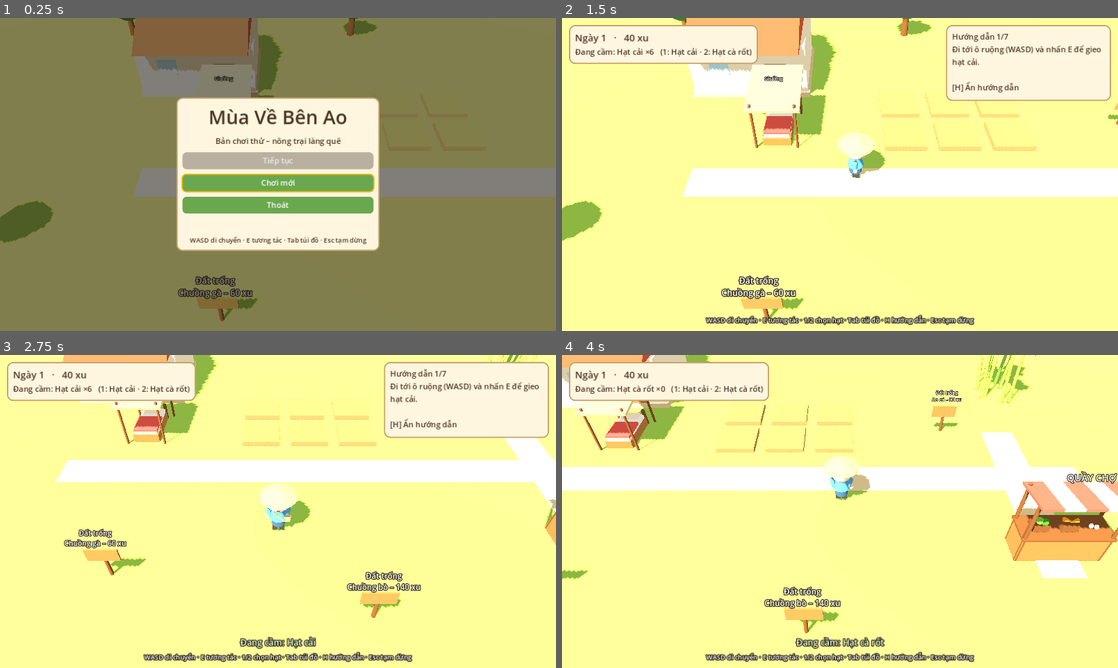
Above: before the commit, frames 1-4 (two rows, left to right).
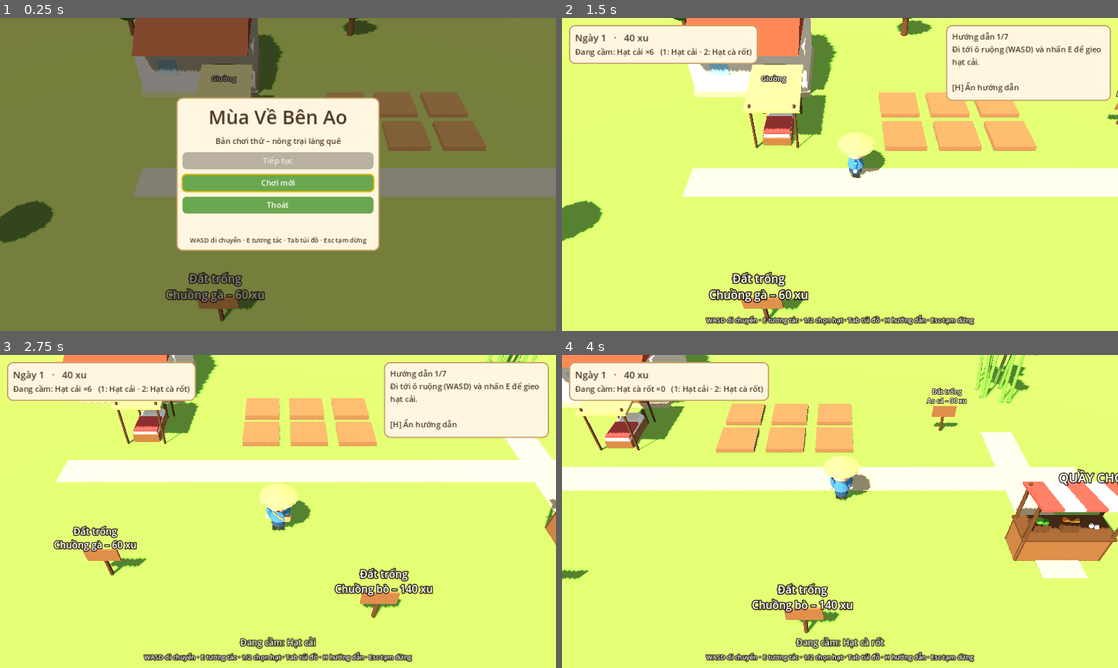
Above: after the commit, the same moments.

Repository: TrungHieu580/nong-trai-vui-ve
Game: Godot game, scene res://scenes/main.tscn
The game is run twice, just before and just after one commit, with the same random seed, the same clock (stepped at 60 frames per second) and the same inputs.
Inputs (mouse positions are in pixels of both pictures, inside the frame that each line leads up to):
- Up to frame 1 (0.25 s): no input
- Up to frame 2 (1.5 s): click "Chơi mới" at 0.5 s; tap Enter at 1.25 s; move the mouse to (962, 158) at 1.27 s; hold D (move_right) from 1.28 s (still down); hold E (interact) from 1.28 s (still down)
- Up to frame 3 (2.75 s): move the mouse to (166, 527) at 2.02 s; release D (move_right) at 2.03 s; release E (interact) at 2.03 s; hold S (move_back) from 2.03 s (still down); tap 1 (slot_1) at 2.1 s
- Up to frame 4 (4 s): move the mouse to (895, 442) at 2.77 s; release S (move_back) at 2.78 s; hold D (move_right) 2.78-3.53 s; hold 2 (slot_2) 2.78-3.53 s; move the mouse to (812, 574) at 3.52 s; hold W (move_forward) from 3.53 s (still down); tap H (toggle_tutorial) at 3.6 s

The runs differ from the first frame. In frame 1, 6.8% of the frame differs, in the area x 0-100%, y 0-98%; in frame 2, 80%; in frame 3, 81%; in frame 4, 86%, in the area x 0-100%, y 0-100%.

Commit message:
Giảm độ chói ánh sáng cho bản Web, phóng to nhãn 3D

Diff:
--- a/MuaVeBenAo/scripts/main.gd
+++ b/MuaVeBenAo/scripts/main.gd
@@ -179,15 +179,16 @@
 	env.background_mode = Environment.BG_COLOR
 	env.background_color = Color("bfe3f2")
 	env.ambient_light_source = Environment.AMBIENT_SOURCE_COLOR
-	env.ambient_light_color = Color("fff4e0")
-	env.ambient_light_energy = 0.6
+	env.ambient_light_color = Color("dfe8f0")
+	# Bản Web dùng trình kết xuất Compatibility, cảnh sáng hơn bản PC nên giảm ánh sáng.
+	env.ambient_light_energy = 0.3
 	env.tonemap_mode = Environment.TONE_MAPPER_FILMIC
 	var we := WorldEnvironment.new()
 	we.environment = env
 	add_child(we)
 	var sun := DirectionalLight3D.new()
 	sun.rotation_degrees = Vector3(-55, -35, 0)
-	sun.light_energy = 1.1
+	sun.light_energy = 0.7
 	sun.light_color = Color("fff1d6")
 	sun.shadow_enabled = true
 	add_child(sun)
--- a/MuaVeBenAo/scripts/world/art.gd
+++ b/MuaVeBenAo/scripts/world/art.gd
@@ -99,7 +99,7 @@
 	l.no_depth_test = true
 	l.font_size = font_px
 	l.outline_size = 14
-	l.pixel_size = 0.006
+	l.pixel_size = 0.008
 	l.modulate = COLOR_INFO
 	l.outline_modulate = Color(0.1, 0.07, 0.05, 0.85)
 	return l
